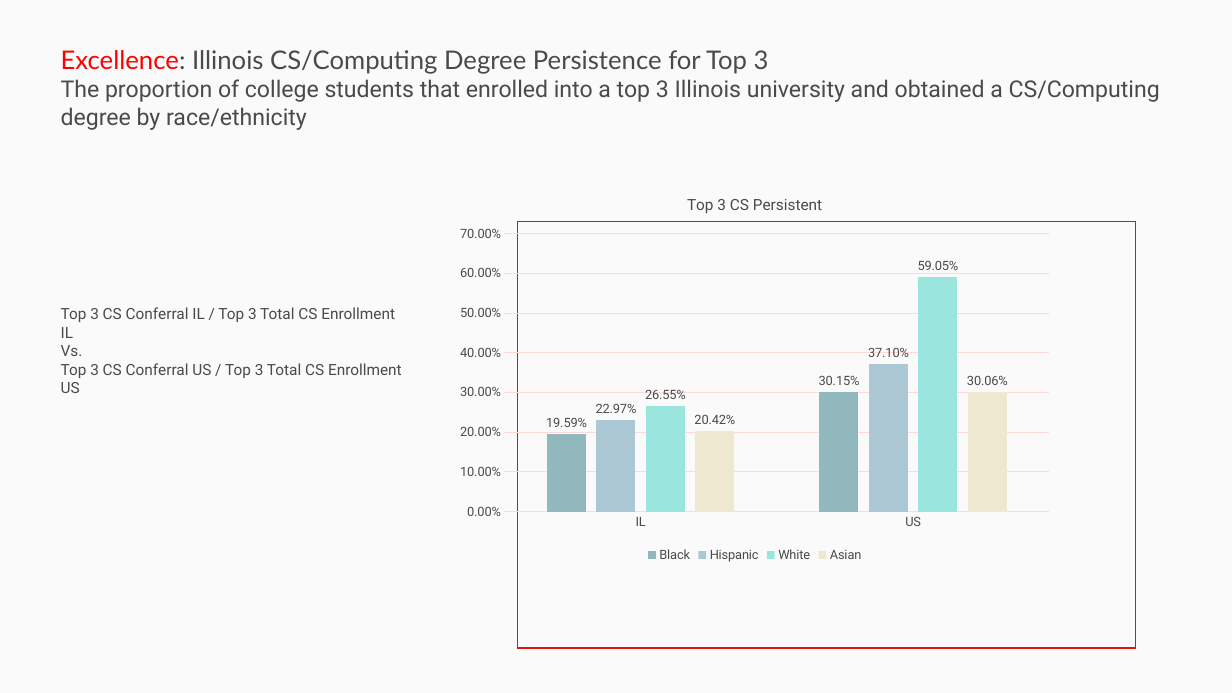
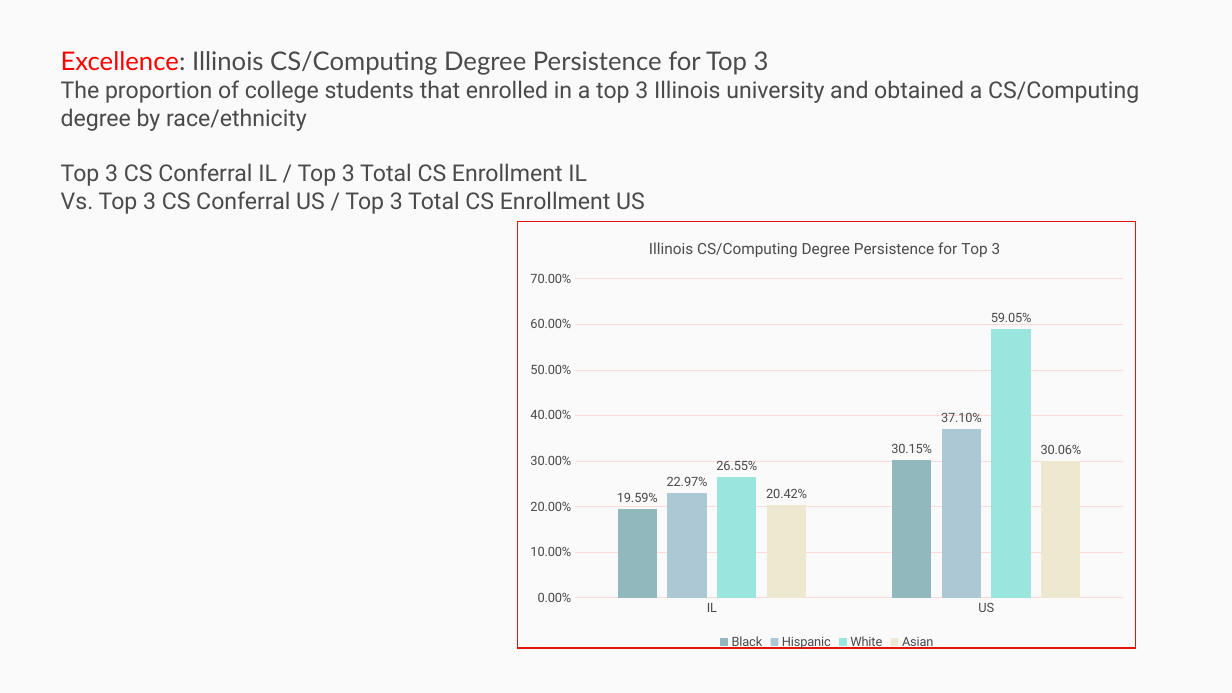
Before and after one commit to p33chicago/P33-DEI-dashboard-project, a slide deck: slide 25 of docs/Deep diving plots.pptx (slide 26 before the commit). Drawn at 1232x693 pixels with LibreOffice and Linux fonts; fonts in the diff are those of the drawing. Boxes give left, top, right and bottom in pixels: in the first picture for what was removed or moved away, otherwise in the second. Text is boxed around its words. In the diff, an @@ line names an element or a change of style, - is before the commit and + after.

```diff
--- a/docs/Deep diving plots.pptx
+++ b/docs/Deep diving plots.pptx
@@ text at [61,80,1139,214]: text changed @@
-The proportion of college students that enrolled into a top 3 Illinois university and obtained a CS/Computing degree by race/ethnicity
+The proportion of college students that enrolled in a top 3 Illinois university and obtained a CS/Computing degree by race/ethnicity
+Top 3 CS Conferral IL / Top 3 Total CS Enrollment IL
+Vs. Top 3 CS Conferral US / Top 3 Total CS Enrollment US
@@ column chart at [518,222,1136,653] @@
@@ title "Top 3 CS Persistent " to "Illinois CS/Computing Degree Persistence for Top 3  " @@
@@ column chart: place and size @@
-column chart at [448,178,1062,566]
+column chart at [518,222,1136,653]
@@ text removed at [61,307,402,378] @@
-Top 3 CS Conferral IL / Top 3 Total CS Enrollment IL
-Vs.
-Top 3 CS Conferral US / Top 3 Total CS Enrollment US
```
Also in this commit, not shown: 16 other slides changed, 1 slide removed, 1 other file.
